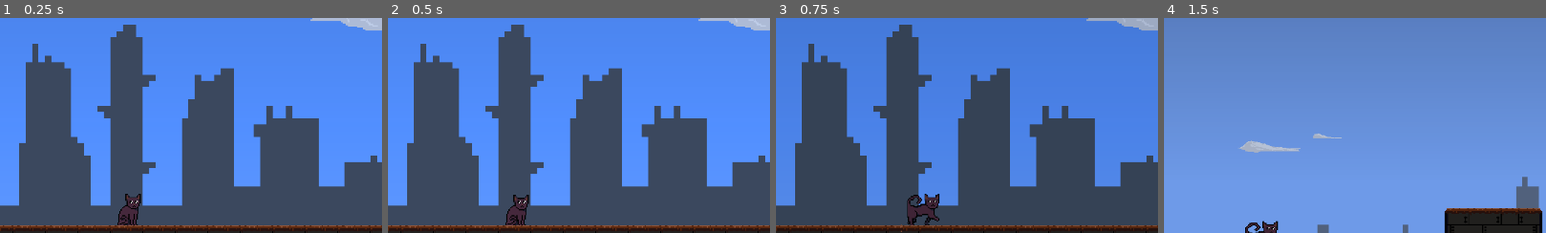
Above: before the commit, frames 1-4 (left to right).
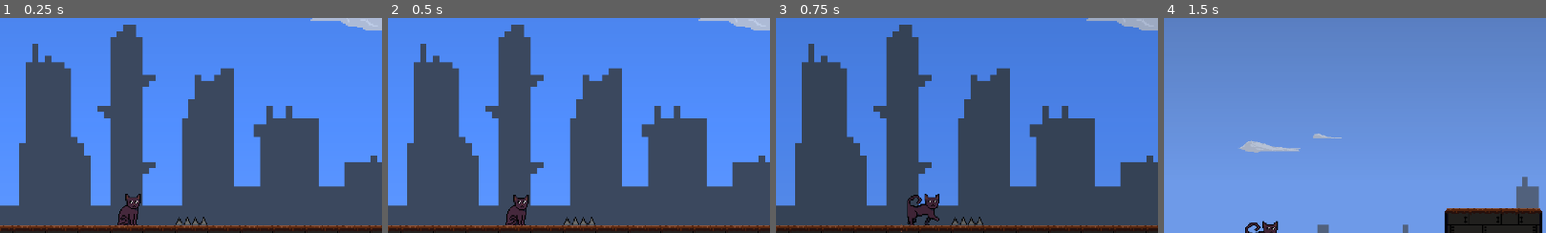
Above: after the commit, the same moments.

Repository: GillianZech/color-cat
Game: Godot game, scene res://Scenes/scene_controller.tscn
Two runs of this game, one before a commit and one after it. Both use one fixed random seed, a clock stepped at 60 frames per second and the inputs below.
Inputs:
- Up to frame 1 (0.25 s): no input
- Up to frame 2 (0.5 s): no input
- Up to frame 3 (0.75 s): tap Enter at 0.5 s; hold D (move_right) from 0.53 s (still down); tap Alt (dev) at 0.6 s
- Up to frame 4 (1.5 s): keep holding D (move_right); tap W (move_up) at 0.77 s; tap Alt (dev) at 1.35 s
The pictures show only the part of the screen within x 10-60%, y 17-67%; the shares and areas given below are measured in that part.

The runs differ from the first frame. In frame 1, 0.2% of the frame differs, in the area x 46-55%, y 92-97%; in frame 2, 0.2%; in frame 3, 0.1%; in frame 4, nothing differs.

Commit message:
Made spikes

Diff:
--- /dev/null
+++ b/color_cat/Code/Spike.gd
@@ -0,0 +1,10 @@
+extends Area2D
+
+@export var THIS_LEVEL: String = "Level1"
+
+func _on_body_entered(body):
+	get_parent().get_parent().get_parent()._update_scene(THIS_LEVEL)
+	body.FOOD_APPEARED = false
+	body.DOORS_LOCKED = true
+	get_node("Death").play()
+	body._reset()
--- a/color_cat/Scenes/Level1.tscn
+++ b/color_cat/Scenes/Level1.tscn
@@ -33,6 +33,7 @@
 [ext_resource type="Texture2D" uid="uid://bo1bbdw2577s0" path="res://Assets/BlackText.png" id="21_xrrx1"]
 [ext_resource type="Texture2D" uid="uid://cdx4p2qqi7gie" path="res://Assets/BlackText2.png" id="23_610m7"]
 [ext_resource type="AudioStream" uid="uid://c0lpt3ae8jucd" path="res://Sounds/laser.ogg" id="27_4othl"]
+[ext_resource type="PackedScene" uid="uid://dkwnokg50alof" path="res://Scenes/Spike.tscn" id="34_38fuf"]
 
 [sub_resource type="TileSetAtlasSource" id="TileSetAtlasSource_mpuo8"]
 texture = ExtResource("1_mqh5o")
@@ -1791,6 +1792,11 @@
 [node name="Death" type="AudioStreamPlayer2D" parent="DeathPlane"]
 stream = ExtResource("18_l8bih")
 
+[node name="Spikes" type="Node2D" parent="."]
+
+[node name="Spike" parent="Spikes" instance=ExtResource("34_38fuf")]
+position = Vector2(497, 255)
+
 [connection signal="body_entered" from="Buckets/PaintBucket" to="Buckets/PaintBucket" method="_on_body_entered"]
 [connection signal="animation_finished" from="Buckets/PaintBucket/BucketSprite" to="Buckets/PaintBucket" method="_on_bucket_sprite_animation_finished"]
 [connection signal="body_entered" from="Buckets/PaintBucket2" to="Buckets/PaintBucket2" method="_on_body_entered"]
--- /dev/null
+++ b/color_cat/Scenes/Spike.tscn
@@ -0,0 +1,26 @@
+[gd_scene load_steps=5 format=3 uid="uid://dkwnokg50alof"]
+
+[ext_resource type="Script" path="res://Code/Spike.gd" id="1_6exv4"]
+[ext_resource type="Texture2D" uid="uid://2mgonvlp574m" path="res://Assets/spikes.png" id="1_mqw5y"]
+[ext_resource type="AudioStream" uid="uid://b5y1fgkb5iplb" path="res://Sounds/weramp.ogg" id="3_3wb7w"]
+
+[sub_resource type="RectangleShape2D" id="RectangleShape2D_3bc3g"]
+size = Vector2(61.5, 10.5)
+
+[node name="Spike" type="Area2D"]
+collision_layer = 128
+script = ExtResource("1_6exv4")
+
+[node name="SpikeSprite" type="Sprite2D" parent="."]
+scale = Vector2(2, 2)
+texture = ExtResource("1_mqw5y")
+centered = false
+
+[node name="CollisionShape2D" type="CollisionShape2D" parent="."]
+position = Vector2(31, 59)
+shape = SubResource("RectangleShape2D_3bc3g")
+
+[node name="Death" type="AudioStreamPlayer2D" parent="."]
+stream = ExtResource("3_3wb7w")
+
+[connection signal="body_entered" from="." to="." method="_on_body_entered"]
--- a/color_cat/project.godot
+++ b/color_cat/project.godot
@@ -68,6 +68,7 @@
 2d_physics/layer_5="doors"
 2d_physics/layer_6="lasers"
 2d_physics/layer_7="deathplane"
+2d_physics/layer_8="spikes"
 
 [rendering]
 
Binary file added: color_cat/Assets/spikes.png
Not shown, added: color_cat/Assets/spikes.png.import
Not shown: 1 places in color_cat/Scenes/Level1.tscn that only renumber resources
